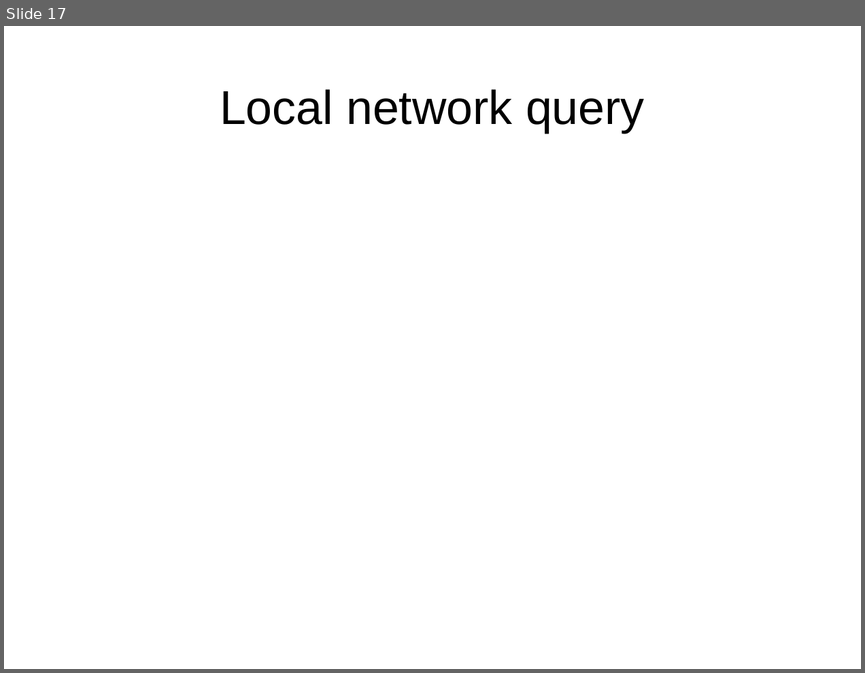
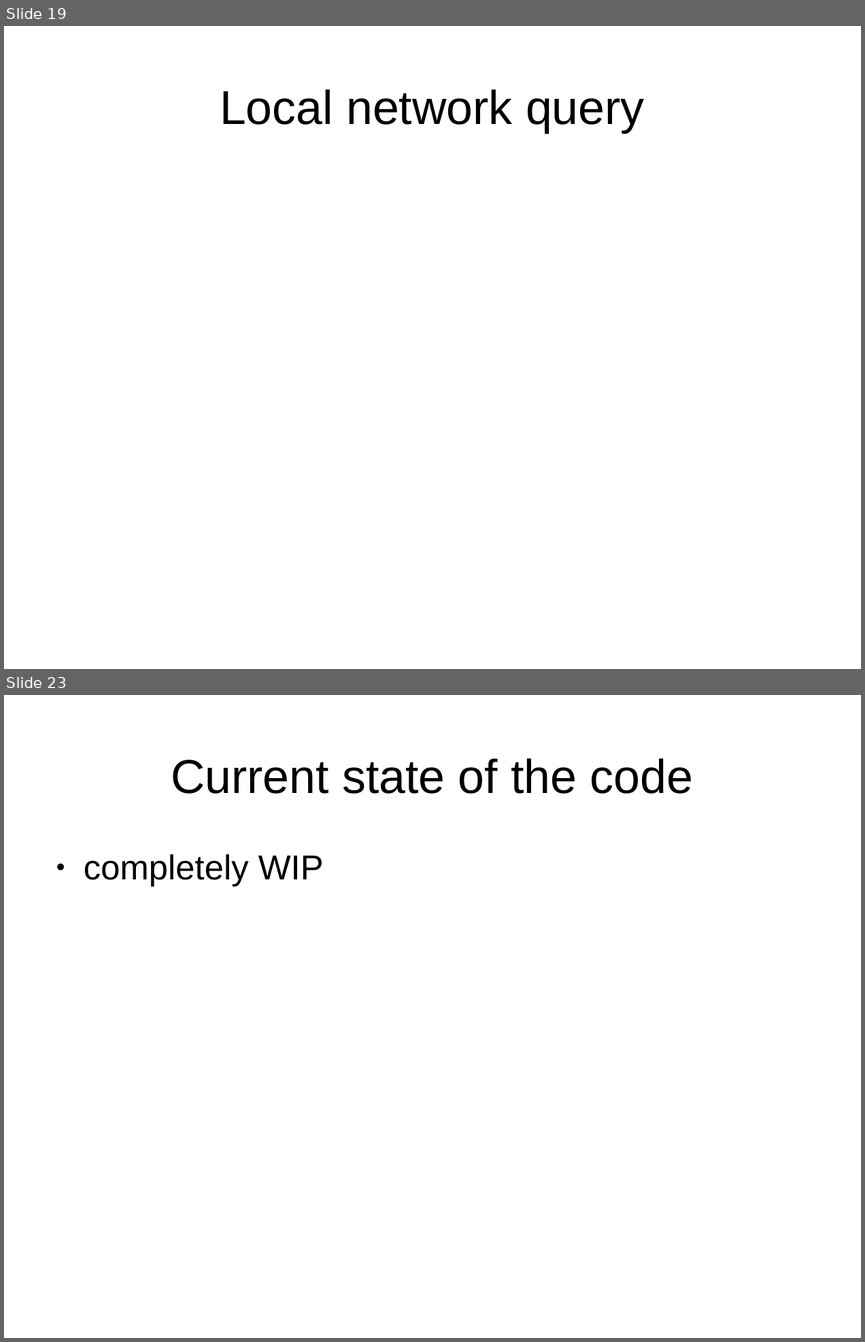
Before and after one commit to dtaht/Gnugol, a slide deck: doc/gnugol.odp. Shown one above the other, each under a label of ours: slide 17 before the commit, slides 19 and 23 after it; the slides between them are not shown. The pictures are 865x673 and 865x1342 pixels, drawn with LibreOffice and Linux fonts; fonts in the diff are those of the drawing. Boxes give left, top, right and bottom in pixels: in the first picture for what was removed or moved away, otherwise in the second. Text is boxed around its words. In the diff, an @@ line names an element or a change of style, - is before the commit and + after.

```diff
--- a/doc/gnugol.odp
+++ b/doc/gnugol.odp
@@ slide 23 added at <box>4,695,861,1338</box>, background #FFFFFF @@
@@ title added at <box>171,758,693,794</box>, 44 pt, text #000000 @@
+Current state of the code
@@ text added at <box>84,854,324,887</box>, 32 pt, text #000000 @@
+● completely WIP
@@ what was slide 17 is now slide 19 @@
```
Also in this commit, not shown: 6 slides changed, 4 other slides added, 1 slide removed.
